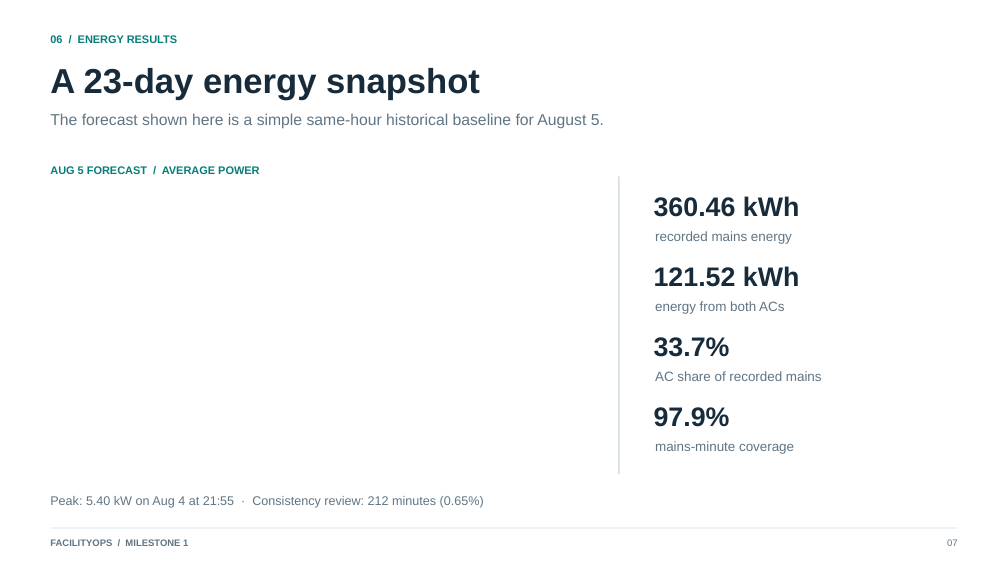
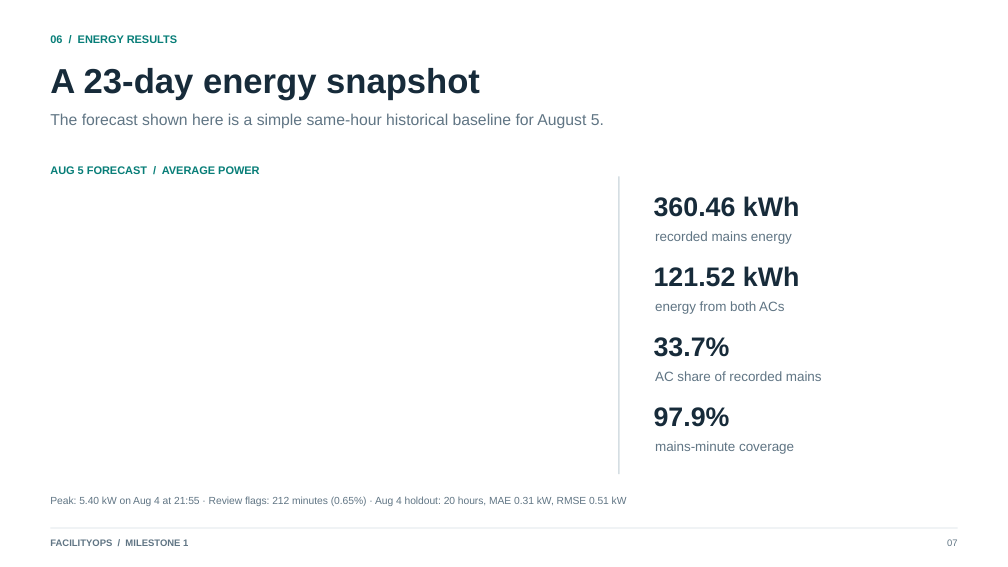
Before and after one commit to madhurantakamkavya12/SmartFacilityOps, a slide deck: slide 7 of deliverables/FacilityOps_Milestone1_Presentation.pptx. Drawn at 1008x567 pixels with LibreOffice and Linux fonts; fonts in the diff are those of the drawing. Boxes give left, top, right and bottom in pixels: in the first picture for what was removed or moved away, otherwise in the second. Text is boxed around its words. In the diff, an @@ line names an element or a change of style, - is before the commit and + after.

```diff
--- a/deliverables/FacilityOps_Milestone1_Presentation.pptx
+++ b/deliverables/FacilityOps_Milestone1_Presentation.pptx
@@ text at [50, 496, 627, 506]: text changed; size 12 to 9.8 pt @@
-Peak: 5.40 kW on Aug 4 at 21:55 · Consistency review: 212 minutes (0.65%)
+Peak: 5.40 kW on Aug 4 at 21:55 · Review flags: 212 minutes (0.65%) · Aug 4 holdout: 20 hours, MAE 0.31 kW, RMSE 0.51 kW
```
Also in this commit, not shown: 1 other slide changed, 10 other files.
